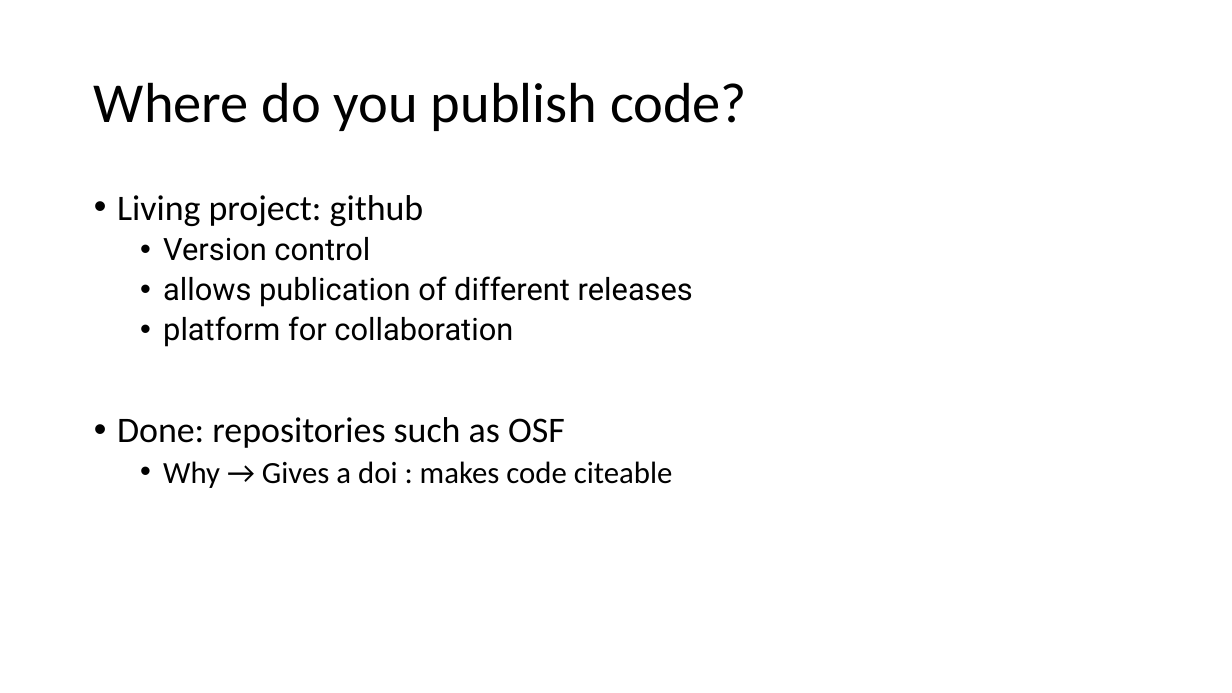
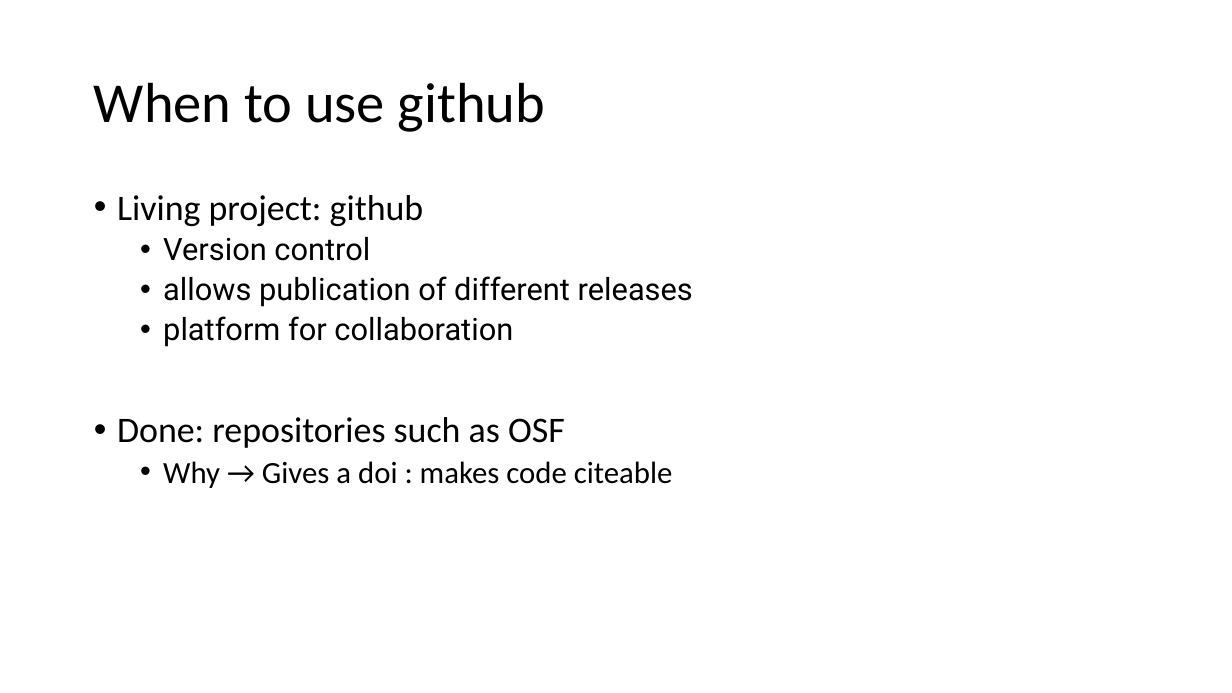
Before and after one commit to VHP4Safety/github_intro_training, a slide deck: slide 21 of powerpoints/github_part1.pptx (slide 22 before the commit). Drawn at 1232x693 pixels with LibreOffice and Linux fonts; fonts in the diff are those of the drawing. Boxes give left, top, right and bottom in pixels: in the first picture for what was removed or moved away, otherwise in the second. Text is boxed around its words. In the diff, an @@ line names an element or a change of style, - is before the commit and + after.

```diff
--- a/powerpoints/github_part1.pptx
+++ b/powerpoints/github_part1.pptx
@@ title at bbox=[94, 82, 545, 132]: text changed @@
-Where do you publish code?
+When to use github
```
Also in this commit, not shown: 6 other slides changed, 1 slide removed, 8 other files.
